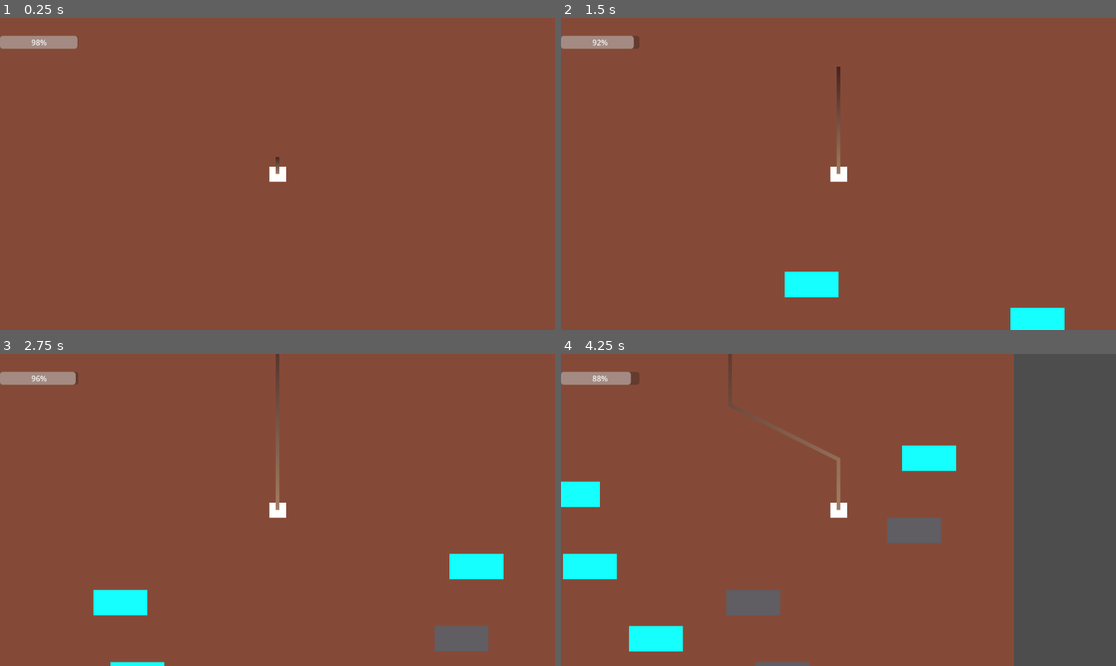
Above: before the commit, frames 1-4 (two rows, left to right).
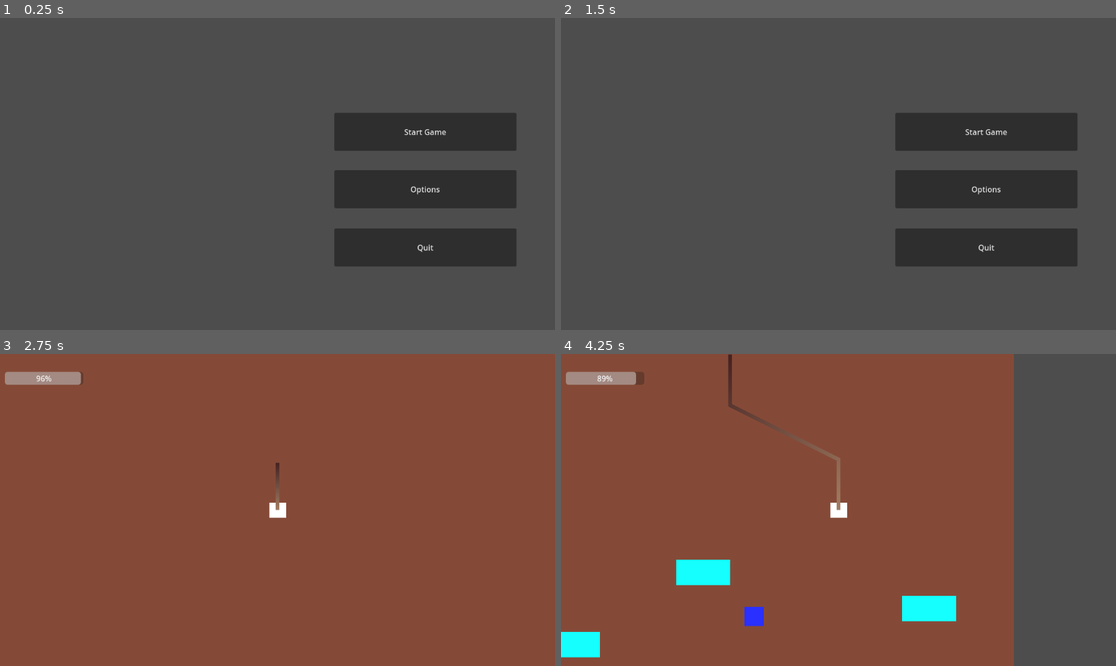
Above: after the commit, the same moments.

Repository: n4than0193-star/drill-digger
Game: Godot game, scene res://Scenes/main_menu.tscn
Two runs of this game, one before a commit and one after it. Both use one fixed random seed, a clock stepped at 60 frames per second and the inputs below. Before the commit the project starts from res://Scenes/game.tscn.
Inputs (mouse positions are in pixels of both pictures, inside the frame that each line leads up to):
- Up to frame 1 (0.25 s): no input
- Up to frame 2 (1.5 s): click (988, 189) at 0.5 s, where only the run after the commit has a clickable "Options"; click (660, 24) at 1.25 s, where only the run after the commit has a clickable "Placeholder (press this to go…"
- Up to frame 3 (2.75 s): click (427, 466) at 2 s, where only the run after the commit has a clickable "Start Game"
- Up to frame 4 (4.25 s): tap Enter at 2.75 s; move the mouse to (960, 494) at 2.77 s; hold Right (Right) 2.78-3.53 s; tap Alt at 2.85 s; click (960, 494) at 2.92 s; move the mouse to (727, 525) at 3.52 s; hold Down from 3.53 s (still down); tap Shift at 3.6 s

The runs differ from the first frame. In frame 1, 100% of the frame differs, in the area x 0-100%, y 0-100%; in frame 2, 100%; in frame 3, 2.9%; in frame 4, 7.2%.

Commit message:
Rocks + Main Menu + Power Ups
Again, title says it all. Finished working on the rocks, which now actually kill you, improved my coding techniques and optimised parts, along with coding a main menu for the game and beginning to work on the first power up: the shield!

Diff:
--- a/Scenes/game.tscn
+++ b/Scenes/game.tscn
@@ -1,10 +1,19 @@
 [gd_scene load_steps=3 format=3 uid="uid://4sdmdtgh2xun"]
 
-[ext_resource type="Script" uid="uid://bvb8d3wdse3pg" path="res://game.gd" id="1_qxrlw"]
+[ext_resource type="Script" uid="uid://bvb8d3wdse3pg" path="res://Scripts/game.gd" id="1_qxrlw"]
 [ext_resource type="PackedScene" uid="uid://bivge62f53o7t" path="res://Scenes/player.tscn" id="2_wrm1d"]
 
 [node name="Main" type="Node2D"]
 script = ExtResource("1_qxrlw")
+
+[node name="Timers" type="Node2D" parent="."]
+
+[node name="ObsTimer" type="Timer" parent="Timers"]
+wait_time = 0.5
+autostart = true
+
+[node name="PwrTimer" type="Timer" parent="Timers"]
+autostart = true
 
 [node name="ColorRect" type="ColorRect" parent="."]
 offset_left = -8.0
@@ -15,10 +24,6 @@
 [node name="Player" parent="." instance=ExtResource("2_wrm1d")]
 position = Vector2(0, 324)
 
-[node name="ObsTimer" type="Timer" parent="."]
-wait_time = 0.5
-autostart = true
-
 [node name="CanvasLayer" type="CanvasLayer" parent="."]
 
 [node name="ProgressBar" type="ProgressBar" parent="CanvasLayer"]
@@ -27,4 +32,5 @@
 offset_right = 173.0
 offset_bottom = 64.0
 
-[connection signal="timeout" from="ObsTimer" to="." method="_on_obs_timer_timeout"]
+[connection signal="timeout" from="Timers/ObsTimer" to="." method="_on_obs_timer_timeout"]
+[connection signal="timeout" from="Timers/PwrTimer" to="." method="_on_pwr_timer_timeout"]
--- /dev/null
+++ b/Scenes/main_menu.tscn
@@ -0,0 +1,108 @@
+[gd_scene load_steps=6 format=3 uid="uid://b60yjf1r4hosu"]
+
+[ext_resource type="Script" uid="uid://djclrq8f5y2ak" path="res://Scripts/main_menu.gd" id="1_28flt"]
+
+[sub_resource type="Animation" id="Animation_opfnp"]
+length = 0.001
+tracks/0/type = "value"
+tracks/0/imported = false
+tracks/0/enabled = true
+tracks/0/path = NodePath(".:position")
+tracks/0/interp = 1
+tracks/0/loop_wrap = true
+tracks/0/keys = {
+"times": PackedFloat32Array(0),
+"transitions": PackedFloat32Array(1),
+"update": 0,
+"values": [Vector2(572, 177)]
+}
+
+[sub_resource type="Animation" id="Animation_n45e2"]
+resource_name = "bg"
+length = 10.0
+tracks/0/type = "value"
+tracks/0/imported = false
+tracks/0/enabled = true
+tracks/0/path = NodePath(".:position")
+tracks/0/interp = 1
+tracks/0/loop_wrap = true
+tracks/0/keys = {
+"times": PackedFloat32Array(0, 5, 10),
+"transitions": PackedFloat32Array(1, 1, 1),
+"update": 0,
+"values": [Vector2(624, -95), Vector2(424, 195), Vector2(692, -95)]
+}
+
+[sub_resource type="Animation" id="Animation_1ehe0"]
+resource_name = "main_menu"
+length = 10.0
+tracks/0/type = "value"
+tracks/0/imported = false
+tracks/0/enabled = true
+tracks/0/path = NodePath(".:position")
+tracks/0/interp = 1
+tracks/0/loop_wrap = true
+tracks/0/keys = {
+"times": PackedFloat32Array(0, 5, 10),
+"transitions": PackedFloat32Array(1, 1, 1),
+"update": 0,
+"values": [Vector2(667, 147), Vector2(468, 439), Vector2(667, 147)]
+}
+
+[sub_resource type="AnimationLibrary" id="AnimationLibrary_cp0ys"]
+_data = {
+&"RESET": SubResource("Animation_opfnp"),
+&"bg": SubResource("Animation_n45e2"),
+&"main_menu": SubResource("Animation_1ehe0")
+}
+
+[node name="Main Menu" type="Node2D"]
+script = ExtResource("1_28flt")
+
+[node name="Bg" type="Sprite2D" parent="."]
+position = Vector2(572, 177)
+scale = Vector2(8.99375, 9.2375)
+
+[node name="AnimationPlayer" type="AnimationPlayer" parent="Bg"]
+libraries = {
+&"": SubResource("AnimationLibrary_cp0ys")
+}
+
+[node name="Buttons" type="Control" parent="."]
+layout_mode = 3
+anchors_preset = 0
+offset_top = -55.0
+offset_right = 40.0
+offset_bottom = -15.0
+
+[node name="Start" type="Button" parent="Buttons"]
+layout_mode = 0
+offset_left = 694.0
+offset_top = 252.0
+offset_right = 1072.0
+offset_bottom = 331.0
+text = "Start Game"
+
+[node name="Options" type="Button" parent="Buttons"]
+layout_mode = 0
+offset_left = 694.0
+offset_top = 371.0
+offset_right = 1072.0
+offset_bottom = 450.0
+text = "Options"
+
+[node name="Quit" type="Button" parent="Buttons"]
+layout_mode = 0
+offset_left = 694.0
+offset_top = 492.0
+offset_right = 1072.0
+offset_bottom = 571.0
+text = "Quit"
+
+[node name="Title" type="Sprite2D" parent="."]
+position = Vector2(325, 312)
+scale = Vector2(16.5, 14.7321)
+
+[connection signal="pressed" from="Buttons/Start" to="." method="_on_start_pressed"]
+[connection signal="pressed" from="Buttons/Options" to="." method="_on_options_pressed"]
+[connection signal="pressed" from="Buttons/Quit" to="." method="_on_quit_pressed"]
--- /dev/null
+++ b/Scenes/options.tscn
@@ -0,0 +1,13 @@
+[gd_scene load_steps=2 format=3 uid="uid://ixx5av353wo5"]
+
+[ext_resource type="Script" uid="uid://bcp78qenihtyt" path="res://Scripts/options.gd" id="1_prnvy"]
+
+[node name="Options" type="Node2D"]
+script = ExtResource("1_prnvy")
+
+[node name="Placeholder" type="Button" parent="."]
+offset_right = 8.0
+offset_bottom = 8.0
+text = "Placeholder (press this to go back to the main menu)"
+
+[connection signal="pressed" from="Placeholder" to="." method="_on_placeholder_pressed"]
--- a/Scenes/player.tscn
+++ b/Scenes/player.tscn
@@ -1,6 +1,6 @@
 [gd_scene load_steps=4 format=3 uid="uid://bivge62f53o7t"]
 
-[ext_resource type="Script" uid="uid://w6h1kkjvbtch" path="res://player.gd" id="1_4flbx"]
+[ext_resource type="Script" uid="uid://w6h1kkjvbtch" path="res://Scripts/player.gd" id="1_4flbx"]
 
 [sub_resource type="RectangleShape2D" id="RectangleShape2D_e2o6t"]
 size = Vector2(35, 31)
@@ -24,7 +24,6 @@
 offset_bottom = 16.0
 
 [node name="RootTrail" type="Line2D" parent="RootTip/ColorRect"]
-show_behind_parent = true
 top_level = true
 points = PackedVector2Array(11, 49)
 width = 8.0
--- a/Scenes/rock.tscn
+++ b/Scenes/rock.tscn
@@ -1,6 +1,6 @@
 [gd_scene load_steps=3 format=3 uid="uid://vo4rhb7ban5u"]
 
-[ext_resource type="Script" uid="uid://bhu7evmm6xqkk" path="res://Scenes/rock.gd" id="1_lgx4v"]
+[ext_resource type="Script" uid="uid://bhu7evmm6xqkk" path="res://Scripts/rock.gd" id="1_lgx4v"]
 
 [sub_resource type="CapsuleShape2D" id="CapsuleShape2D_68h2w"]
 radius = 34.0
--- /dev/null
+++ b/Scenes/shield.tscn
@@ -0,0 +1,20 @@
+[gd_scene load_steps=3 format=3 uid="uid://dhlnm5sq2v0fr"]
+
+[ext_resource type="Script" uid="uid://douhqdf16u5te" path="res://Scripts/shield.gd" id="1_17xpe"]
+
+[sub_resource type="RectangleShape2D" id="RectangleShape2D_7fad3"]
+size = Vector2(40, 40)
+
+[node name="Invincibility" type="Node2D"]
+
+[node name="Area2D" type="Area2D" parent="."]
+script = ExtResource("1_17xpe")
+
+[node name="CollisionShape2D" type="CollisionShape2D" parent="Area2D"]
+position = Vector2(20, 20)
+shape = SubResource("RectangleShape2D_7fad3")
+
+[node name="ColorRect" type="ColorRect" parent="Area2D"]
+offset_right = 40.0
+offset_bottom = 40.0
+color = Color(0.16, 0.188, 1, 1)
--- a/Scenes/water.tscn
+++ b/Scenes/water.tscn
@@ -1,6 +1,6 @@
 [gd_scene load_steps=3 format=3 uid="uid://c84lofrq8icwj"]
 
-[ext_resource type="Script" uid="uid://bs7ot3ex61mji" path="res://water.gd" id="1_slmpt"]
+[ext_resource type="Script" uid="uid://bs7ot3ex61mji" path="res://Scripts/water.gd" id="1_slmpt"]
 
 [sub_resource type="CapsuleShape2D" id="CapsuleShape2D_seble"]
 radius = 34.0
--- /dev/null
+++ b/Scripts/game.gd
@@ -0,0 +1,72 @@
+extends Node2D
+
+var water := preload("res://Scenes/water.tscn")
+var rock := preload("res://Scenes/rock.tscn")
+
+var shield := preload("res://Scenes/shield.tscn")
+var speed: PackedScene
+var powerup_no3
+var star: PackedScene
+
+
+# Called when the node enters the scene tree for the first time.
+func _ready() -> void:
+	pass
+
+
+# Called every frame. 'delta' is the elapsed time since the previous frame.
+func _process(delta: float) -> void:
+	if GlobalVariables.depth > 25000:
+		$ColorRect.color = Color8(39, 20, 29, 255)
+
+	elif GlobalVariables.depth > 20000:
+		$ColorRect.color = Color8(71, 39, 47, 255)
+
+	elif GlobalVariables.depth > 15000:
+		$ColorRect.color = Color8(84, 49, 40, 255)
+
+	elif GlobalVariables.depth > 10000:
+		$ColorRect.color = Color8(93, 51, 45, 255)
+
+	elif GlobalVariables.depth > 5000:
+		$ColorRect.color = Color8(103, 53, 54, 255)
+
+	else:
+		$ColorRect.color = Color8(133, 74, 55, 255)
+
+	$CanvasLayer/ProgressBar.value = GlobalVariables.moisture
+
+	if GlobalVariables.death == true:
+		$Timers/ObsTimer.stop()
+
+
+func _on_obs_timer_timeout() -> void:
+	var x_pos := randf_range(50, 1100)
+	var y_pos := 700.0
+	var new_obst
+
+	if randf() < 0.4:
+		new_obst = rock.instantiate()
+	else:
+		new_obst = water.instantiate()
+
+	new_obst.position = Vector2(x_pos, y_pos)
+	add_child(new_obst)
+
+func _on_pwr_timer_timeout() -> void:
+	var x_pos := randf_range(50, 1100)
+	var y_pos := 700.0
+	var new_pwr
+	var r: float = randf()
+
+	if r < 0.3:
+		new_pwr = shield.instantiate() # one time use shield
+	elif 0.3 <= r and r < 0.6:
+		new_pwr = shield.instantiate() # speed buff
+	elif 0.6 <= r and r < 0.9:
+		new_pwr = shield.instantiate() # moisture goes up temporarily (pretty bad, will think of new one)
+	else:
+		new_pwr = shield.instantiate() #equivalent of super star in mario
+
+	new_pwr.position = Vector2(x_pos, y_pos)
+	add_child(new_pwr)
--- a/global_variables.gd
+++ b/Scripts/global_variables.gd
@@ -6,7 +6,10 @@
 var speed: float = 300.0 #speed at which the root goes left/right
 var trail_size: float = 200 #size of root trail
 var death = false #self explanatory
+var shield = false #checks whether invincible power-up is active
 
 func _process(delta: float) -> void:
 	if moisture > 100.0:
 		moisture = 100.0
+	if moisture < 0.0:
+		death = true
--- /dev/null
+++ b/Scripts/main_menu.gd
@@ -0,0 +1,21 @@
+extends Node2D
+
+
+# Called when the node enters the scene tree for the first time.
+func _ready() -> void:
+	pass # Replace with function body.
+
+
+# Called every frame. 'delta' is the elapsed time since the previous frame.
+func _process(delta: float) -> void:
+	pass
+
+
+func _on_start_pressed() -> void:
+		get_tree().change_scene_to_file("res://Scenes/game.tscn")
+
+func _on_options_pressed() -> void:
+	get_tree().change_scene_to_file("res://Scenes/options.tscn")
+
+func _on_quit_pressed() -> void:
+	get_tree().quit()
--- /dev/null
+++ b/Scripts/options.gd
@@ -0,0 +1,7 @@
+extends Node2D
+
+
+
+
+func _on_placeholder_pressed() -> void:
+	get_tree().change_scene_to_file("res://Scenes/main_menu.tscn")
--- a/player.gd
+++ b/Scripts/player.gd
@@ -9,7 +9,7 @@
 
 func _process(delta: float) -> void:
 	GlobalVariables.moisture -= 5.0 * delta
-	if GlobalVariables.moisture <= 0.0:
+	if GlobalVariables.death:
 		print("Game Over! Final Depth: " + str(int(GlobalVariables.depth)))
 		set_process(false)
 
@@ -21,15 +21,16 @@
 
 	GlobalVariables.depth += GlobalVariables.growth_speed * delta
 
-	for i in range(trail.get_point_count()):
-		var pos = trail.get_point_position(i)
-		pos.y -= GlobalVariables.growth_speed * delta
-		trail.set_point_position(i, pos)
+	if not GlobalVariables.death:
+		for i in range(trail.get_point_count()):
+			var pos = trail.get_point_position(i)
+			pos.y -= GlobalVariables.growth_speed * delta
+			trail.set_point_position(i, pos)
 
-	if trail.get_point_count() > GlobalVariables.trail_size:
-		trail.remove_point(0)
+		if trail.get_point_count() > GlobalVariables.trail_size:
+			trail.remove_point(0)
 
-	trail.add_point(tip.global_position)
+		trail.add_point(tip.global_position)
 
 	if GlobalVariables.death == true:
-		pass
+			$RootTip/ColorRect.color = Color8(255,0,0,255) #replace w death anim
--- a/water.gd
+++ b/Scripts/rock.gd
@@ -1,5 +1,4 @@
 extends Area2D
-
 # Called when the node enters the scene tree for the first time.
 func _ready() -> void:
 	pass # Replace with function body.
@@ -7,17 +6,21 @@
 
 # Called every frame. 'delta' is the elapsed time since the previous frame.
 func _process(delta: float) -> void:
-	position.y -= GlobalVariables.growth_speed * delta
+	if not GlobalVariables.death:
+		position.y -= GlobalVariables.growth_speed * delta
 
 	if position.y < -1000:
 		queue_free()
 
 
-func die():
-	queue_free()
 
 
 func _on_body_entered(body: Node2D) -> void:
 	if body.name == "RootTip":
-		GlobalVariables.moisture += 10.0
-		die()
+		if GlobalVariables.shield == true:
+			queue_free()
+			GlobalVariables.shield = false
+		else:
+			GlobalVariables.death = true
+	else:
+		pass
--- /dev/null
+++ b/Scripts/shield.gd
@@ -0,0 +1,21 @@
+extends Area2D
+
+# Called when the node enters the scene tree for the first time.
+func _ready() -> void:
+	pass # Replace with function body.
+
+# Called every frame. 'delta' is the elapsed time since the previous frame.
+func _process(delta: float) -> void:
+	if not GlobalVariables.death:
+		position.y -= GlobalVariables.growth_speed * delta
+
+	if position.y < -1000:
+		queue_free()
+
+func die():
+	queue_free()
+
+func _on_body_entered(body: Node2D) -> void:
+	if body.name == "RootTip":
+		GlobalVariables.shield = true
+		die()
--- a/Scenes/rock.gd
+++ b/Scripts/water.gd
@@ -1,22 +1,21 @@
 extends Area2D
+
 # Called when the node enters the scene tree for the first time.
 func _ready() -> void:
 	pass # Replace with function body.
 
-
 # Called every frame. 'delta' is the elapsed time since the previous frame.
 func _process(delta: float) -> void:
-	position.y -= GlobalVariables.growth_speed * delta
+	if not GlobalVariables.death:
+		position.y -= GlobalVariables.growth_speed * delta
 
 	if position.y < -1000:
 		queue_free()
 
-
 func die():
 	queue_free()
 
-
 func _on_body_entered(body: Node2D) -> void:
 	if body.name == "RootTip":
-		GlobalVariables.death = true
+		GlobalVariables.moisture += 10.0
 		die()
--- a/game.gd
+++ /dev/null
@@ -1,48 +0,0 @@
-extends Node2D
-
-var water: PackedScene = preload("res://Scenes/water.tscn")
-var rock: PackedScene = preload("res://Scenes/rock.tscn")
-
-@onready var spawn_timer:Timer = $ObsTimer
-
-# Called when the node enters the scene tree for the first time.
-func _ready() -> void:
-	pass
-
-
-# Called every frame. 'delta' is the elapsed time since the previous frame.
-func _process(delta: float) -> void:
-	if GlobalVariables.depth > 1250000:
-		$ColorRect.color = Color8(39, 20, 29, 255)
-
-	elif GlobalVariables.depth > 1000000:
-		$ColorRect.color = Color8(71, 39, 47, 255)
-
-	elif GlobalVariables.depth > 750000:
-		$ColorRect.color = Color8(84, 49, 40, 255)
-
-	elif GlobalVariables.depth > 500000:
-		$ColorRect.color = Color8(93, 51, 45, 255)
-
-	elif GlobalVariables.depth > 250000:
-		$ColorRect.color = Color8(103, 53, 54, 255)
-
-	else:
-		$ColorRect.color = Color8(133, 74, 55, 255)
-
-	$CanvasLayer/ProgressBar.value = GlobalVariables.moisture
-	$CanvasLayer/ProgressBar.position.x = ($Player.position.x - 30) * delta
-
-
-func _on_obs_timer_timeout() -> void:
-	var x_pos: float = randf_range(50, 1100)
-	var y_pos: float = 700.0
-	var new_obst
-
-	if randf() < 0.4:
-		new_obst = rock.instantiate()
-	else:
-		new_obst = water.instantiate()
-
-	new_obst.position = Vector2(x_pos, y_pos)
-	add_child(new_obst)
--- a/project.godot
+++ b/project.godot
@@ -11,13 +11,13 @@
 [application]
 
 config/name="Root-Runner"
-run/main_scene="uid://4sdmdtgh2xun"
+run/main_scene="uid://b60yjf1r4hosu"
 config/features=PackedStringArray("4.4", "Mobile")
 config/icon="res://icon.svg"
 
 [autoload]
 
-GlobalVariables="*res://global_variables.gd"
+GlobalVariables="*res://Scripts/global_variables.gd"
 
 [editor_plugins]
 
Renamed: game.gd.uid -> Scripts/game.gd.uid
Renamed: global_variables.gd.uid -> Scripts/global_variables.gd.uid
Not shown, added: Scripts/main_menu.gd.uid
Not shown, added: Scripts/options.gd.uid
Renamed: player.gd.uid -> Scripts/player.gd.uid
Renamed: Scenes/rock.gd.uid -> Scripts/rock.gd.uid
Not shown, added: Scripts/shield.gd.uid
Renamed: water.gd.uid -> Scripts/water.gd.uid
